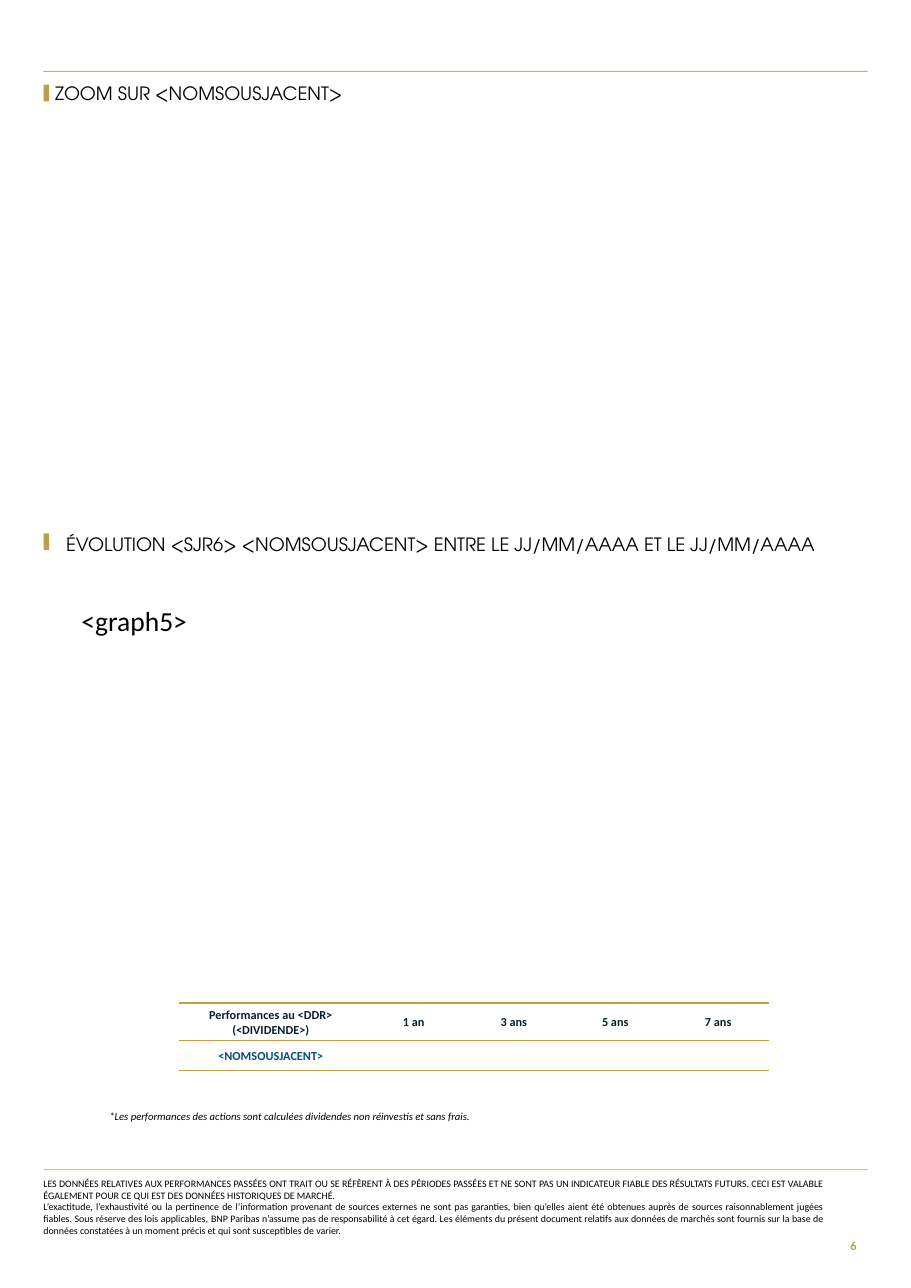
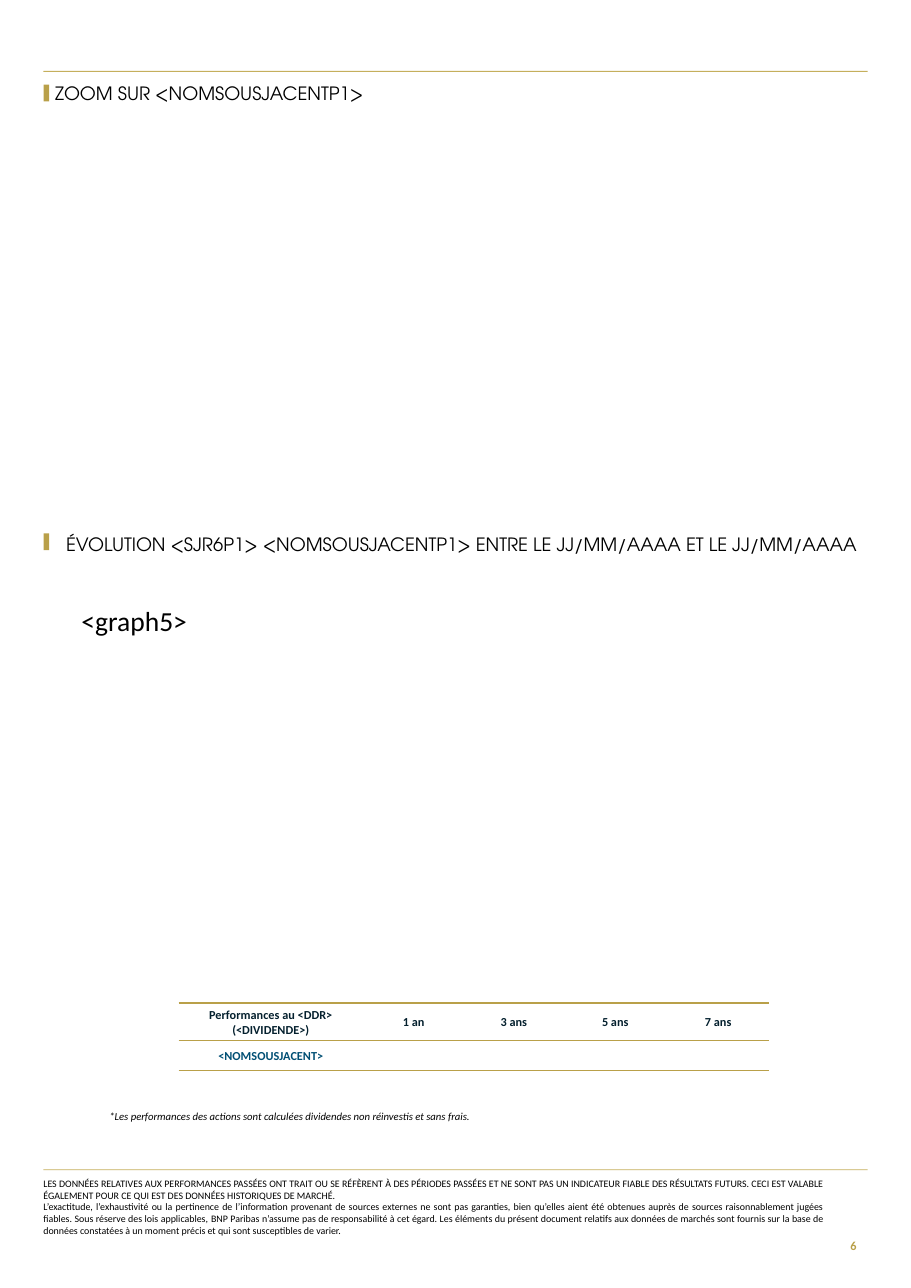
Before and after one commit to guillaumejacquin/equitim-project, a slide deck: slide 6 of Templates/testmercredi.pptx. Drawn at 911x1288 pixels with LibreOffice and Linux fonts; fonts in the diff are those of the drawing; background and template pictures are left out. Boxes give left, top, right and bottom in pixels: in the first picture for what was removed or moved away, otherwise in the second. Text is boxed around its words. In the diff, an @@ line names an element or a change of style, - is before the commit and + after.

```diff
--- a/Templates/testmercredi.pptx
+++ b/Templates/testmercredi.pptx
@@ text at (55, 86, 363, 102): text changed @@
-ZOOM SUR <NOMSOUSJACENT>
+ZOOM SUR <NOMSOUSJACENTP1>
@@ text at (66, 534, 857, 554): text changed @@
-ÉVOLUTION <SJR6> <NOMSOUSJACENT> ENTRE LE JJ/MM/AAAA ET LE JJ/MM/AAAA
+ÉVOLUTION <SJR6P1> <NOMSOUSJACENTP1> ENTRE LE JJ/MM/AAAA ET LE JJ/MM/AAAA
```
Also in this commit, not shown: 1 other slide changed, 5 other files.
